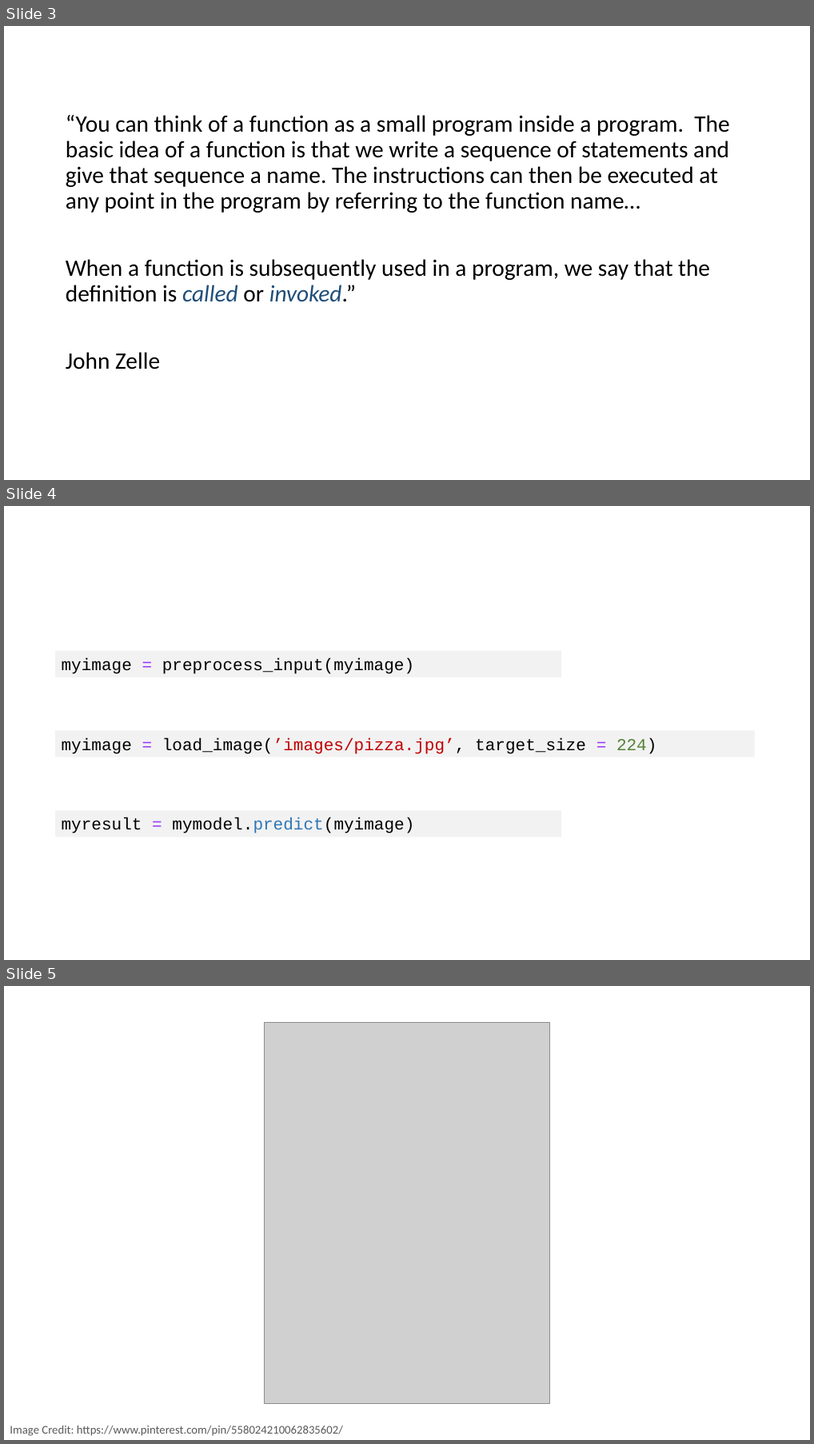
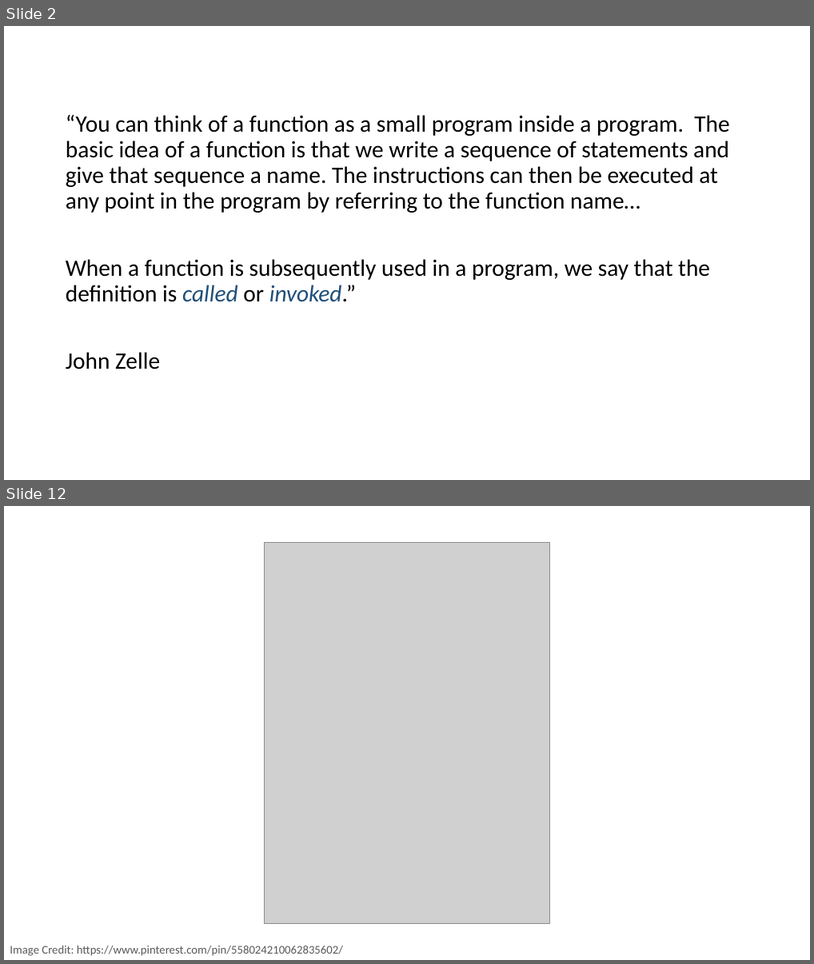
Before and after one commit to PracticumAI/python, a slide deck: presentations/03_functions.pptx. Shown one above the other, each under a label of ours: slides 3, 4 and 5 before the commit, slides 2 and 12 after it; the slides between them are not shown. The pictures are 814x1444 and 814x964 pixels, drawn with LibreOffice and Linux fonts; fonts in the diff are those of the drawing; grey boxes stand for pictures. Boxes give left, top, right and bottom in pixels: in the first picture for what was removed or moved away, otherwise in the second. Text is boxed around its words. In the diff, an @@ line names an element or a change of style, - is before the commit and + after.

```diff
--- a/presentations/03_functions.pptx
+++ b/presentations/03_functions.pptx
@@ slide 4 removed at (4, 506, 810, 960), background #FFFFFF @@
@@ rectangle removed at (55, 651, 562, 677) @@
-myimage = preprocess_input(myimage)
@@ rectangle removed at (55, 731, 755, 757) @@
-myimage = load_image(’images/pizza.jpg’, target_size = 224)
@@ rectangle removed at (55, 810, 562, 837) @@
-myresult = mymodel.predict(myimage)
@@ what was slide 3 is now slide 2 @@
@@ what was slide 5 is now slide 12 @@
```
Also in this commit, not shown: 3 slides changed, 9 slides added, 2 other slides removed, 2 other files.
